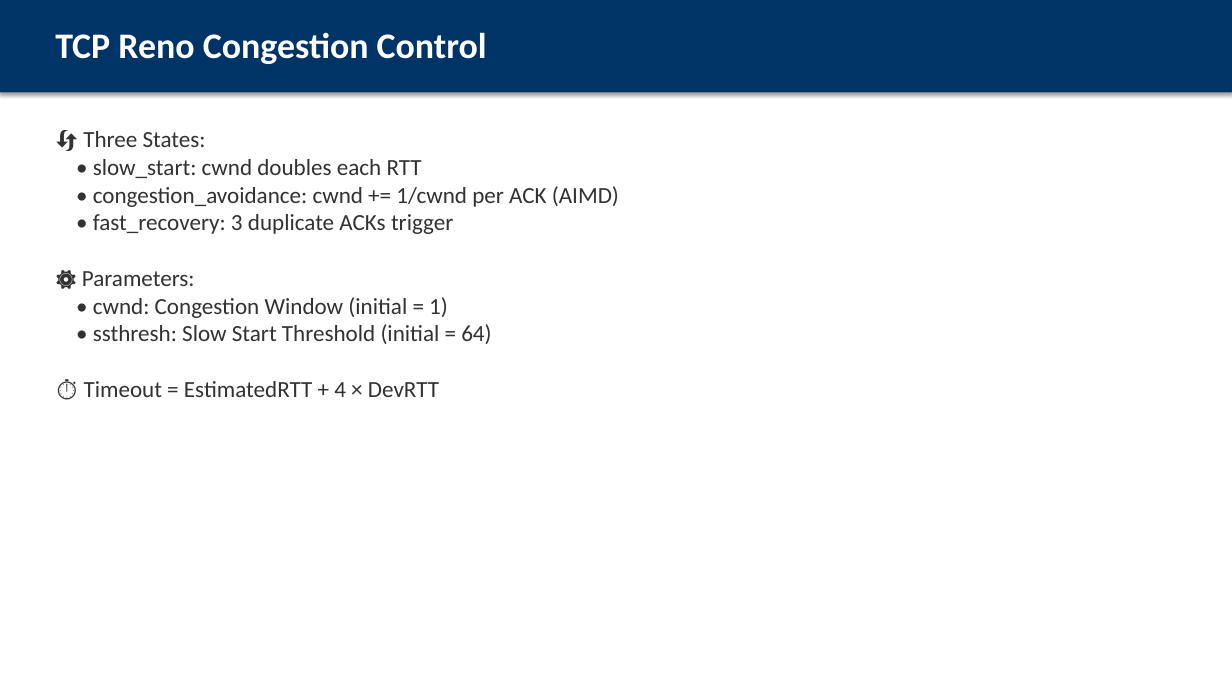
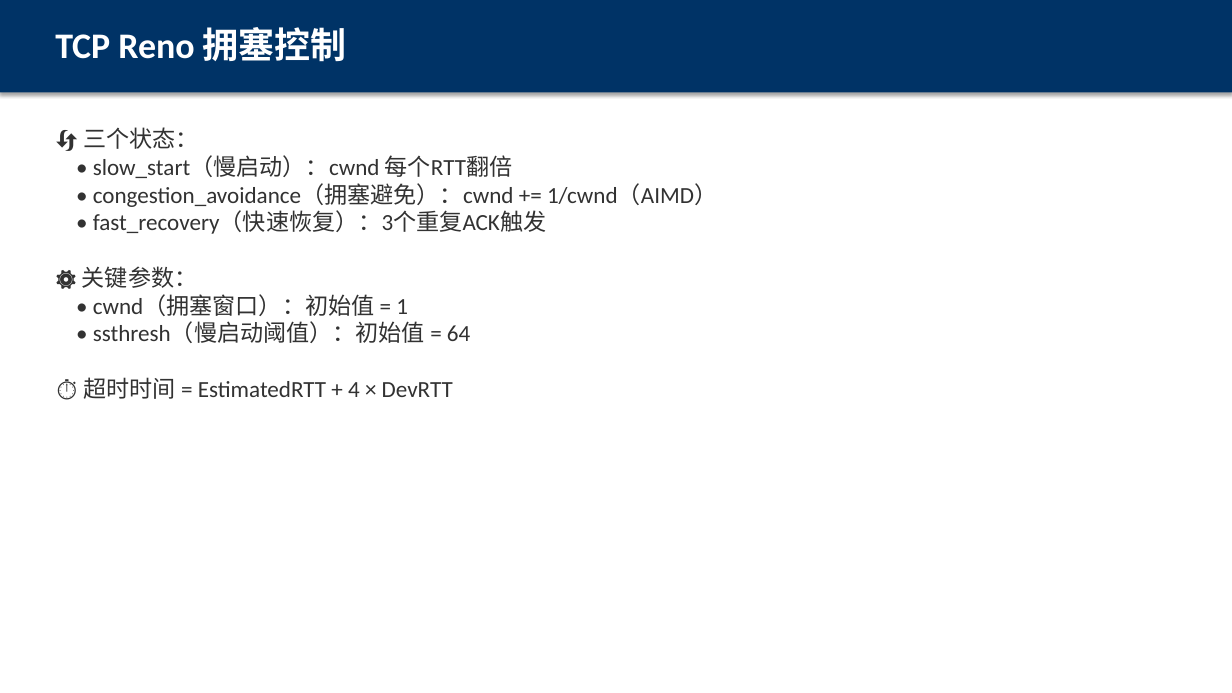
Before and after one commit to wuzhi456/cn_proj, a slide deck: slide 5 of presentation.pptx. Drawn at 1232x693 pixels with LibreOffice and Linux fonts; fonts in the diff are those of the drawing. Boxes give left, top, right and bottom in pixels: in the first picture for what was removed or moved away, otherwise in the second. Text is boxed around its words. In the diff, an @@ line names an element or a change of style, - is before the commit and + after.

```diff
--- a/presentation.pptx
+++ b/presentation.pptx
@@ text at [55,27,347,62]: text changed @@
-TCP Reno Congestion Control
+TCP Reno 拥塞控制
@@ text at [82,127,717,399]: text changed @@
-🔄 Three States:
-• slow_start: cwnd doubles each RTT
-• congestion_avoidance: cwnd += 1/cwnd per ACK (AIMD)
-• fast_recovery: 3 duplicate ACKs trigger
-⚙️ Parameters:
-• cwnd: Congestion Window (initial = 1)
-• ssthresh: Slow Start Threshold (initial = 64)
-⏱️ Timeout = EstimatedRTT + 4 × DevRTT
+🔄 三个状态：
+• slow_start（慢启动）：cwnd 每个RTT翻倍
+• congestion_avoidance（拥塞避免）：cwnd += 1/cwnd（AIMD）
+• fast_recovery（快速恢复）：3个重复ACK触发
+⚙️ 关键参数：
+• cwnd（拥塞窗口）：初始值 = 1
+• ssthresh（慢启动阈值）：初始值 = 64
+⏱️ 超时时间 = EstimatedRTT + 4 × DevRTT
```
Also in this commit, not shown: 10 other slides changed, 5 slides added, 5 slides removed.
